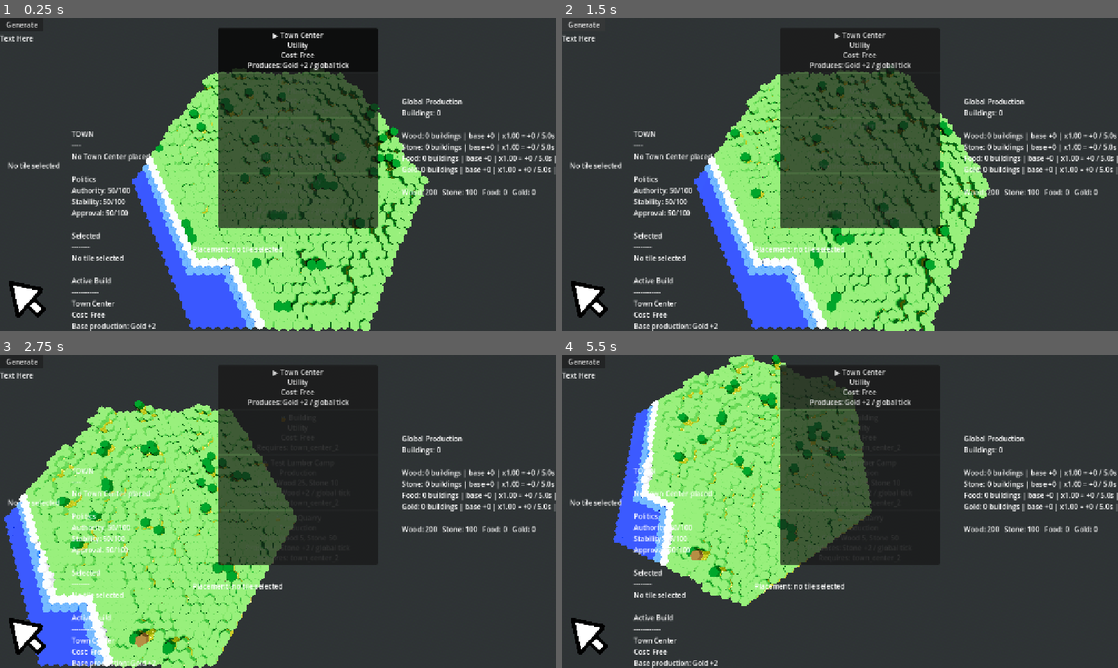
Above: before the commit, frames 1-4 (two rows, left to right).
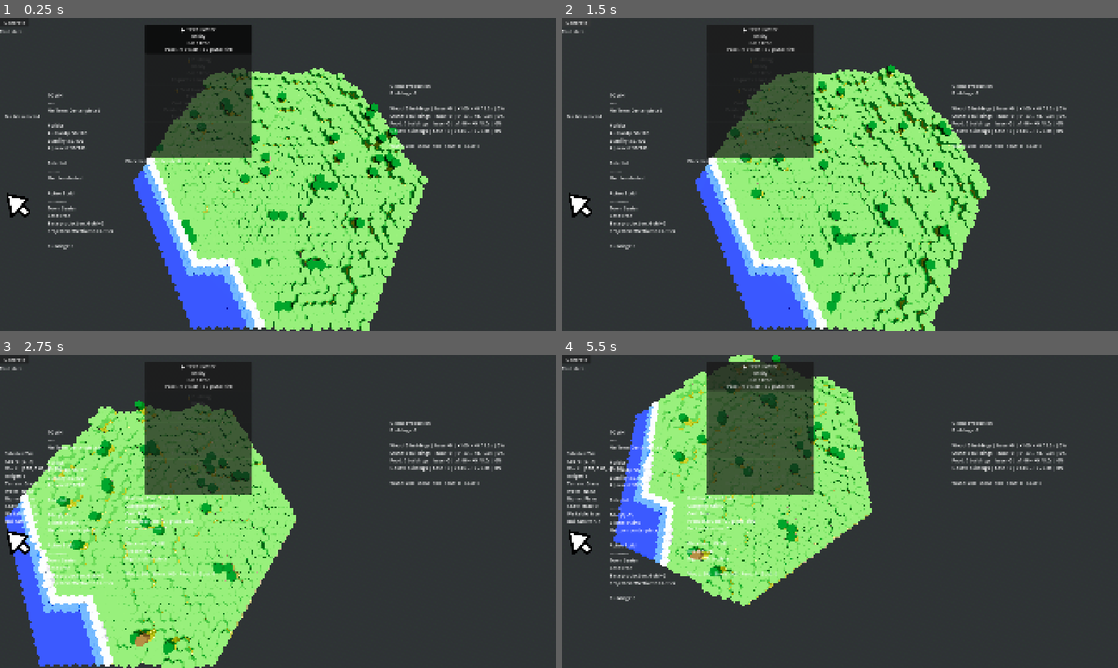
Above: after the commit, the same moments.

Repository: forzinkahd/HexaKingdomGameRepo
Game: Godot game, scene res://Scenes/GameScene.tscn
Same seed, same stepped clock (60 frames per second), same inputs: the game is played once before the commit and once after it.
Inputs (mouse positions are in pixels of both pictures, inside the frame that each line leads up to):
- Up to frame 1 (0.25 s): no input
- Up to frame 2 (1.5 s): click "▶ Town Center Utility Cost: F…" at 0.5 s; click "Generate" at 1.25 s
- Up to frame 3 (2.75 s): tap Enter at 2 s; move the mouse to (300, 464) at 2.02 s; hold D (MoveRight) from 2.03 s (still down); tap 2 (Build) at 2.1 s; click (300, 464) at 2.17 s
- Up to frame 4 (5.5 s): move the mouse to (728, 527) at 2.77 s; release D (MoveRight) at 2.78 s; hold S (MoveBackwards) 2.78-3.53 s; tap 2 (Build) at 2.85, 3.8, 4.55, 5.3 s; move the mouse to (895, 442) at 3.52 s; hold D (MoveRight) 3.53-4.28 s; hold Q (RotateCameraLeft) 3.53-4.28 s; move the mouse to (812, 574) at 4.27 s; hold W (MoveForward) 4.28-5.03 s; tap E (RotateCameraRight) at 4.35 s; click (812, 574) at 4.42 s; move the mouse to (1006, 558) at 5.02 s; hold A (MoveLeft) from 5.03 s (still down); tap 1 (Select) at 5.1 s

The runs differ from the first frame. In frame 1, 27% of the frame differs, in the area x 0-100%, y 1-100%; in frame 2, 23%; in frame 3, 17%; in frame 4, 20%.

Commit message:
Old man friendly
Increase window size

Diff:
--- a/Scenes/GameScene.tscn
+++ b/Scenes/GameScene.tscn
@@ -202,6 +202,10 @@
 
 [node name="GameplayV2" type="Node3D" parent="Builder" unique_id=1441018621]
 
+[node name="BuildingCatalogV2" type="Node" parent="Builder/GameplayV2" unique_id=1408759746]
+script = ExtResource("36_v14ik")
+buildings = Array[ExtResource("37_evxj1")]([ExtResource("38_1qxux"), ExtResource("35_cxw7u"), ExtResource("32_cxw7u"), ExtResource("40_p5lqy")])
+
 [node name="BuildingRegistryV2" type="Node" parent="Builder/GameplayV2" unique_id=1573309623 node_paths=PackedStringArray("placement")]
 script = ExtResource("42_c0ais")
 placement = NodePath("../BuildingPlacementV2")
@@ -210,10 +214,6 @@
 script = ExtResource("32_c0ais")
 registry = NodePath("../BuildingRegistryV2")
 town_center_id = &"town_center_2"
-
-[node name="BuildingCatalogV2" type="Node" parent="Builder/GameplayV2" unique_id=1408759746]
-script = ExtResource("36_v14ik")
-buildings = Array[ExtResource("37_evxj1")]([ExtResource("38_1qxux"), ExtResource("35_cxw7u"), ExtResource("32_cxw7u"), ExtResource("40_p5lqy")])
 
 [node name="WorldEconomyV2" type="Node" parent="Builder/GameplayV2" unique_id=1919408263]
 script = ExtResource("34_jmmro")
@@ -330,10 +330,10 @@
 
 [node name="PlacementDebugLabelV2" type="Label" parent="Control" unique_id=500742387 node_paths=PackedStringArray("placement", "economy")]
 layout_mode = 0
-offset_left = 443.0
-offset_top = 520.0
-offset_right = 587.0
-offset_bottom = 608.0
+offset_left = 433.0
+offset_top = 483.0
+offset_right = 642.0
+offset_bottom = 575.0
 script = ExtResource("37_jmmro")
 placement = NodePath("../../Builder/GameplayV2/BuildingPlacementV2")
 economy = NodePath("../../Builder/GameplayV2/WorldEconomyV2")
@@ -350,10 +350,10 @@
 
 [node name="ProductionDebugLavelV2" type="Label" parent="Control" unique_id=671436826 node_paths=PackedStringArray("production", "economy")]
 layout_mode = 0
-offset_left = 925.0
-offset_top = 181.0
-offset_right = 1199.0
-offset_bottom = 387.0
+offset_left = 1348.0
+offset_top = 222.0
+offset_right = 1622.0
+offset_bottom = 428.0
 script = ExtResource("40_sjxqr")
 production = NodePath("../../Builder/GameplayV2/WorldProductionV2")
 economy = NodePath("../../Builder/GameplayV2/WorldEconomyV2")
--- a/project.godot
+++ b/project.godot
@@ -24,8 +24,8 @@
 
 [display]
 
-window/size/viewport_width=1280
-window/size/viewport_height=720
+window/size/viewport_width=1920
+window/size/viewport_height=1080
 window/stretch/mode="canvas_items"
 
 [file_customization]
